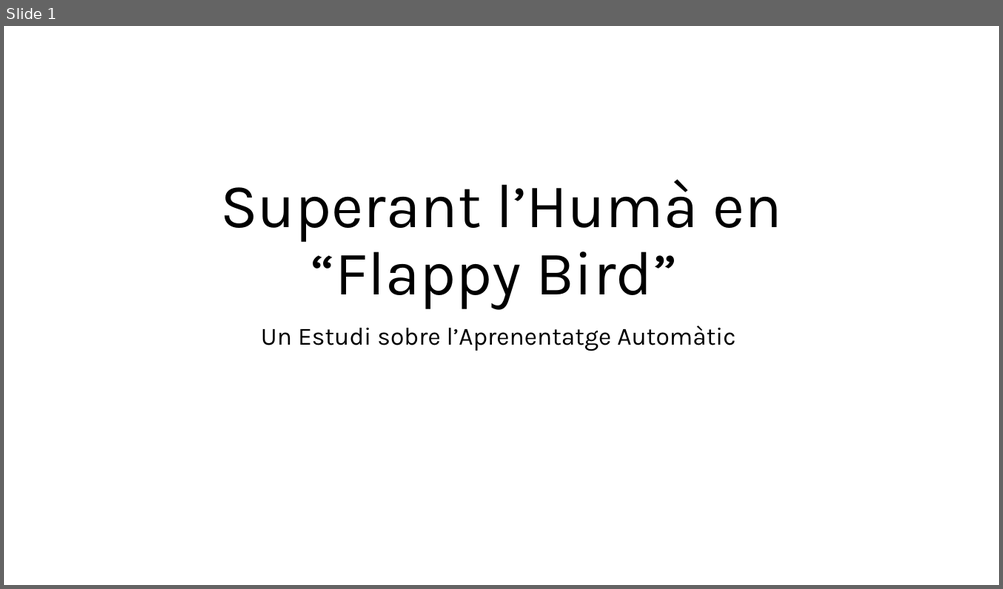
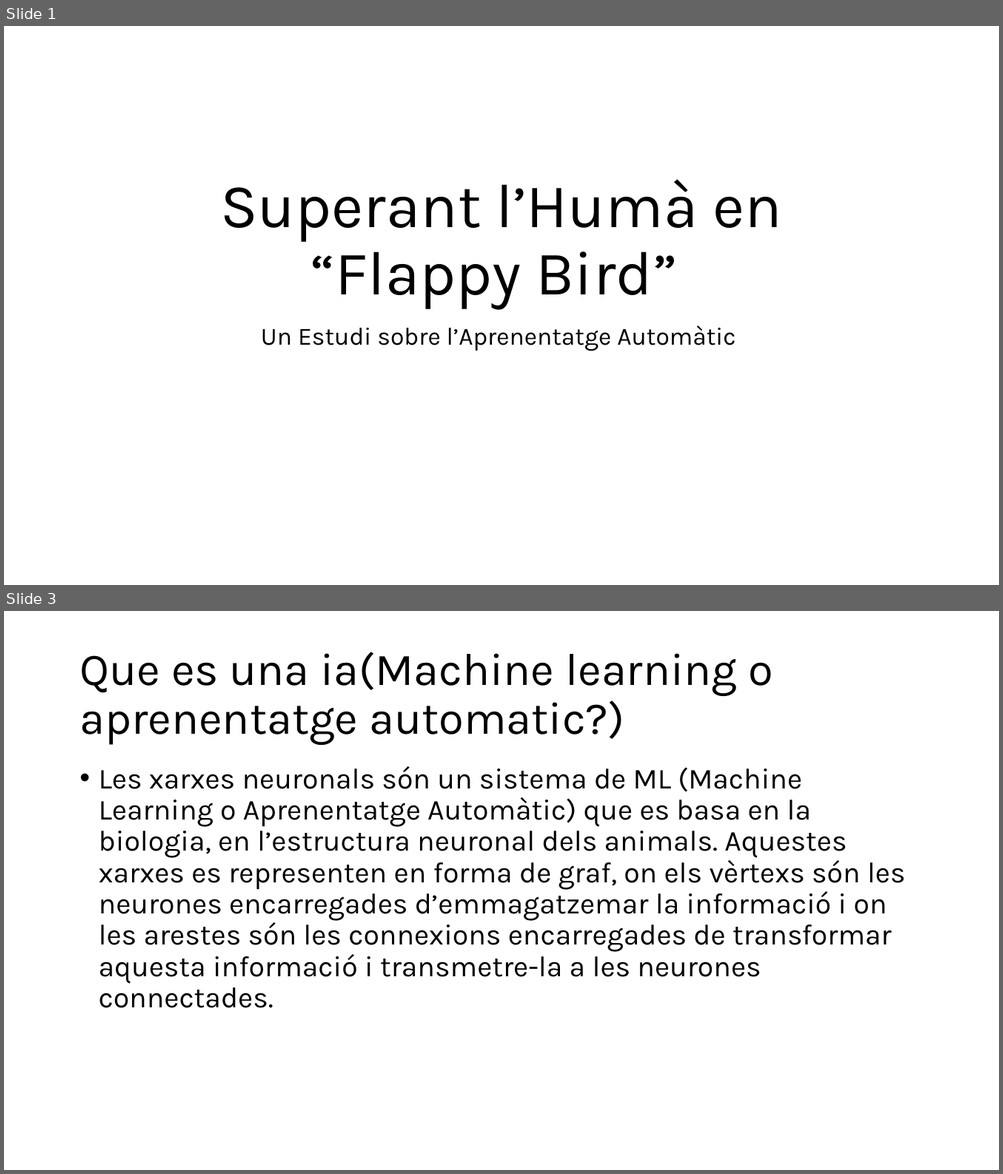
Before and after one commit to FerrerJan/Treball-de-Recerca-IA, a slide deck: TR_ESCRIT/SUPERANT-L'HUMÀ.pptx. Shown one above the other, each under a label of ours: slide 1 before the commit, slides 1 and 3 after it; the slides between them are not shown. The pictures are 1003x589 and 1003x1174 pixels, drawn with LibreOffice and Linux fonts; fonts in the diff are those of the drawing. Boxes give left, top, right and bottom in pixels: in the first picture for what was removed or moved away, otherwise in the second. Text is boxed around its words. In the diff, an @@ line names an element or a change of style, - is before the commit and + after.

```diff
--- a/TR_ESCRIT/SUPERANT-L'HUMÀ.pptx
+++ b/TR_ESCRIT/SUPERANT-L'HUMÀ.pptx
@@ slide 3 added at [4, 611, 999, 1170], background #FFFFFF @@
@@ title added at [79, 652, 773, 745], 44 pt, text #000000 @@
+Que es una ia(Machine learning o aprenentatge automatic?)
@@ text added at [99, 766, 905, 1008], 28 pt, text #000000 @@
+• Les xarxes neuronals són un sistema de ML (Machine Learning o Aprenentatge Automàtic) que es basa en la biologia, en l’estructura neuronal dels animals. Aquestes xarxes es representen en forma de graf, on els vèrtexs són les neurones encarregades d’emmagatzemar la informació i on les arestes són les connexions encarregades de transformar aquesta informació i transmetre-la a les neurones connectades.
```
Also in this commit, not shown: 12 other slides added, 1 slide removed.
